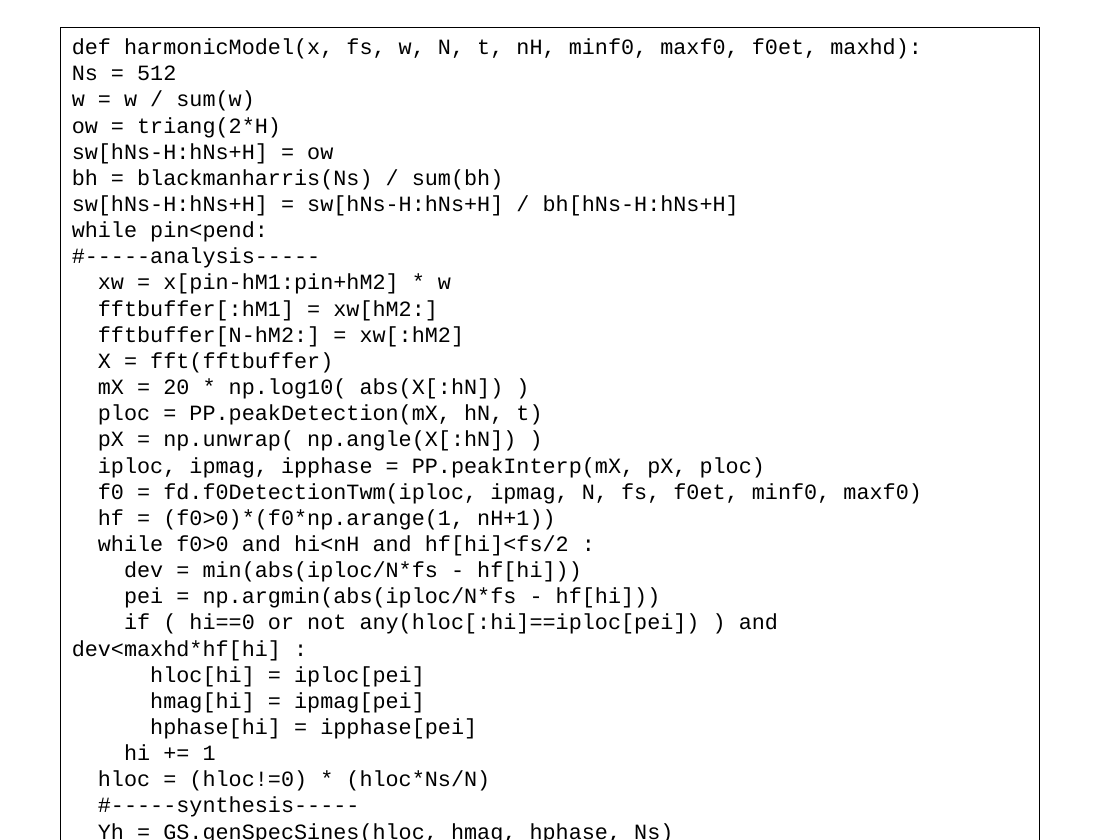
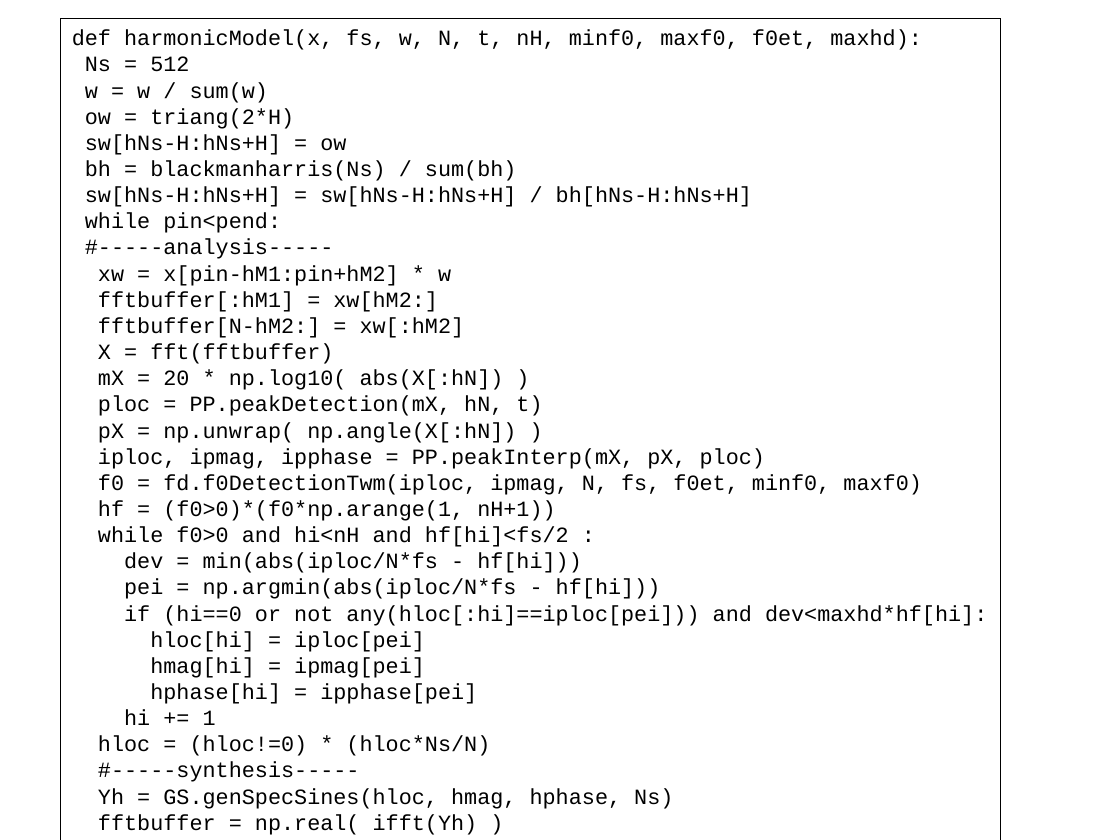
Before and after one commit to MTG/sms-tools, a slide deck: slide 22 of teaching-material/lectures/lect6-Harmonic-model/6-Harmonic-model.odp. Drawn at 1120x840 pixels with LibreOffice and Linux fonts; fonts in the diff are those of the drawing. Boxes give left, top, right and bottom in pixels: in the first picture for what was removed or moved away, otherwise in the second. Text is boxed around its words. In the diff, an @@ line names an element or a change of style, - is before the commit and + after.

```diff
--- a/teaching-material/lectures/lect6-Harmonic-model/6-Harmonic-model.odp
+++ b/teaching-material/lectures/lect6-Harmonic-model/6-Harmonic-model.odp
@@ rectangle "def harmonicModel(x, fs, w, N, ...": place and size @@
-rectangle "def harmonicModel(x, fs, w, N, ..." at [60, 27, 1039, 840]
+rectangle "def harmonicModel(x, fs, w, N, ..." at [60, 19, 1000, 840]
@@ text in rectangle at [124, 605, 987, 626]: spaces changed @@
-if ( hi==0 or not any(hloc[:hi]==iploc[pei]) ) and dev<maxhd*hf[hi] :
+if (hi==0 or not any(hloc[:hi]==iploc[pei])) and dev<maxhd*hf[hi]:
```
Also in this commit, not shown: 1 other slide changed, 2 slides added, 2 slides removed, 5 other files.
